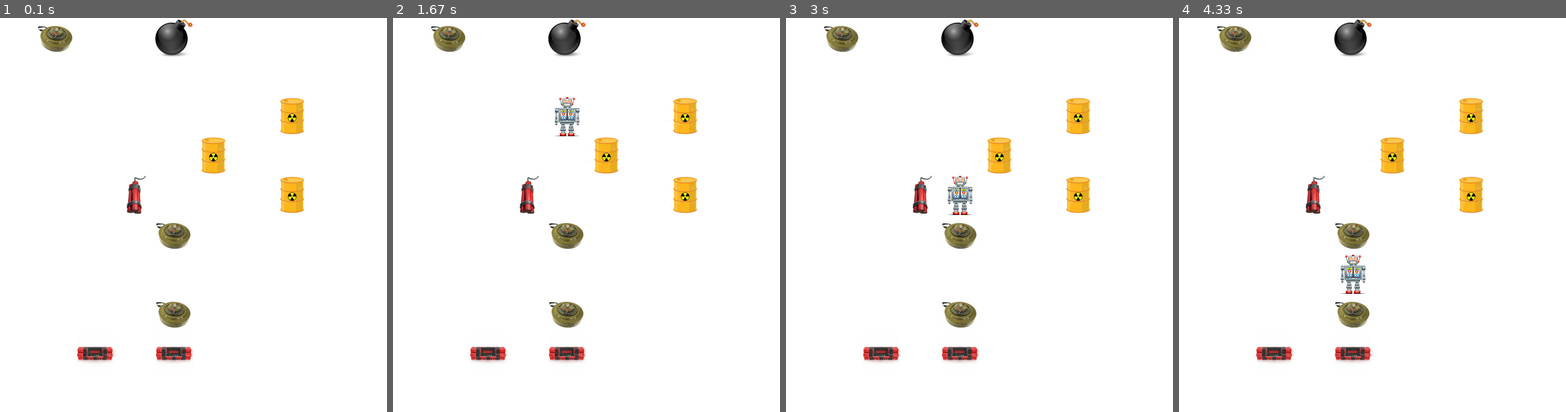
Above: before the commit, frames 1-4 (left to right).
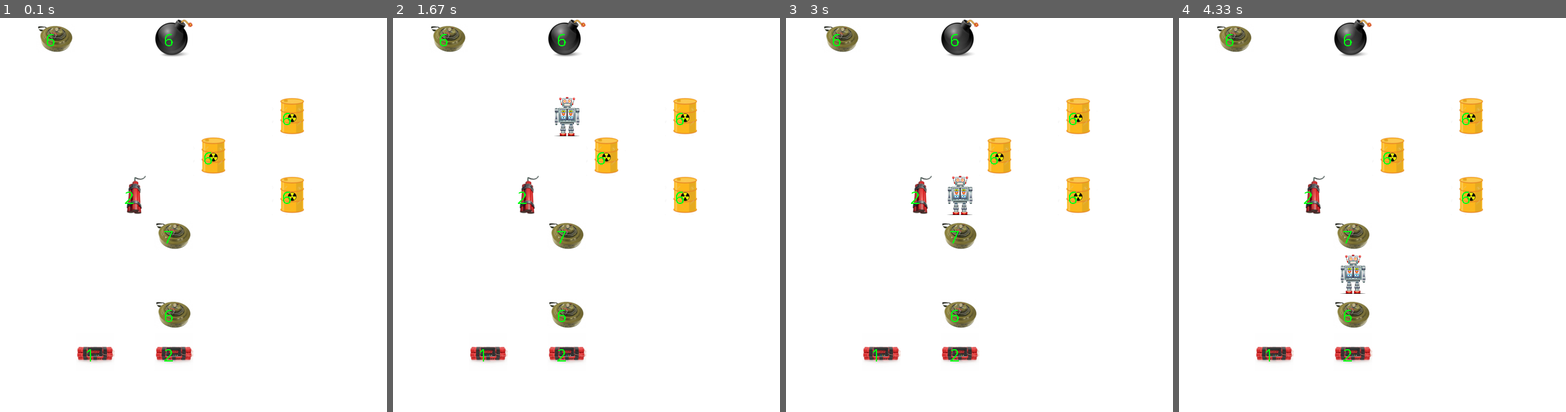
Above: after the commit, the same moments.

Repository: dBanasiak/SZI-SAPER
Game: pygame game, started from mapGeneratorPygame/mapGenerator.py
Two runs of this game, one before a commit and one after it. Both use one fixed random seed, a clock stepped at 60 frames per second and the inputs below.
Inputs:
- Up to frame 1 (0.1 s): no input
- Up to frame 2 (1.67 s): no input
- Up to frame 3 (3 s): no input
- Up to frame 4 (4.33 s): no input

The runs differ from the first frame. In frame 1, 0.2% of the frame differs, in the area x 12-76%, y 4-88%; in frame 2, 0.2%; in frame 3, 0.2%; in frame 4, 0.2%.

Commit message:
Show priority on screen and fix tree bug

Diff:
--- a/decisionTree/decisionTree.py
+++ b/decisionTree/decisionTree.py
@@ -84,7 +84,7 @@
         # feature value in this question.
         val = example[self.column]
         if is_numeric(val):
-            return val <= self.value
+            return val >= self.value
         else:
             return val == self.value
 
@@ -93,7 +93,7 @@
         # the question in a readable format.
         condition = "=="
         if is_numeric(self.value):
-            condition = "<="
+            condition = ">="
         return "Is %s %s %s?" % (
             header[self.column], condition, str(self.value))
 
--- a/mapGeneratorPygame/mapGenerator.py
+++ b/mapGeneratorPygame/mapGenerator.py
@@ -24,9 +24,12 @@
 screen = pygame.display.set_mode(WINDOW_SIZE)
 pygame.display.set_caption("Automatyczny Saper - Mapa")
 pygame.init()
+pygame.font.init()
 done = False
 clock = pygame.time.Clock()
 FPS = 15
+myFont = pygame.font.SysFont('Comic Sans MS', 30)
+textSurface = []
 
 bombProp = printBombAndPos()[0]
 mapMatrix = printBombAndPos()[1]
@@ -37,11 +40,29 @@
     allBombs.append(pygame.image.load(bombProp[i][3]))
 
 bombType = []
+priority = []
 
 neuralNetworkStop = False
 
 # Główna pętla
 while not done:
+
+    if neuralNetworkStop == False:
+        i = 0
+        createExamples(bombsPath, exPath)
+        tree = build_default_tree()
+        for i in range(10):
+            whatBombIsIt = whatBombIsThis(bombProp[i][3], exPath)
+            bombType.append((whatBombIsIt, getTime(whatBombIsIt), getCost(whatBombIsIt), bombProp[i][2], bombProp[i][4],
+                             bombProp[i][5]))
+            print('Progres skanowania pola minowego: ', 10 * len(bombType), '%')
+        for row in bombType:
+            priorityVal = simple_classify(row, tree)
+            textSurface.append(myFont.render(str(priorityVal), False, (0, 255, 17)))
+            priority.append(priorityVal)
+            print(row, ' => ', priorityVal)
+        neuralNetworkStop = True
+
     for event in pygame.event.get():
         if event.type == pygame.QUIT:
             done = True
@@ -62,20 +83,7 @@
     i = 0
     for i in range(10):
         screen.blit(allBombs[i], ((bombProp[i][4]), (bombProp[i][5])))
-
-    if neuralNetworkStop == False:
-        i = 0
-        createExamples(bombsPath, exPath)
-        for i in range(10):
-            whatBombIsIt = whatBombIsThis(bombProp[i][3], exPath)
-            bombType.append((whatBombIsIt, getTime(whatBombIsIt), getCost(whatBombIsIt), bombProp[i][2], bombProp[i][4],
-                             bombProp[i][5]))
-            print('Progres skanowania pola minowego: ', 10 * len(bombType), '%')
-        tree = build_default_tree()
-        for row in bombType:
-            priority = simple_classify(row, tree)
-            print(row, ' => ', priority)
-        neuralNetworkStop = True
+        screen.blit(textSurface[i], ((bombProp[i][4]) + 16, (bombProp[i][5]) + 16))
 
     pygame.display.flip()
     clock.tick(FPS)
